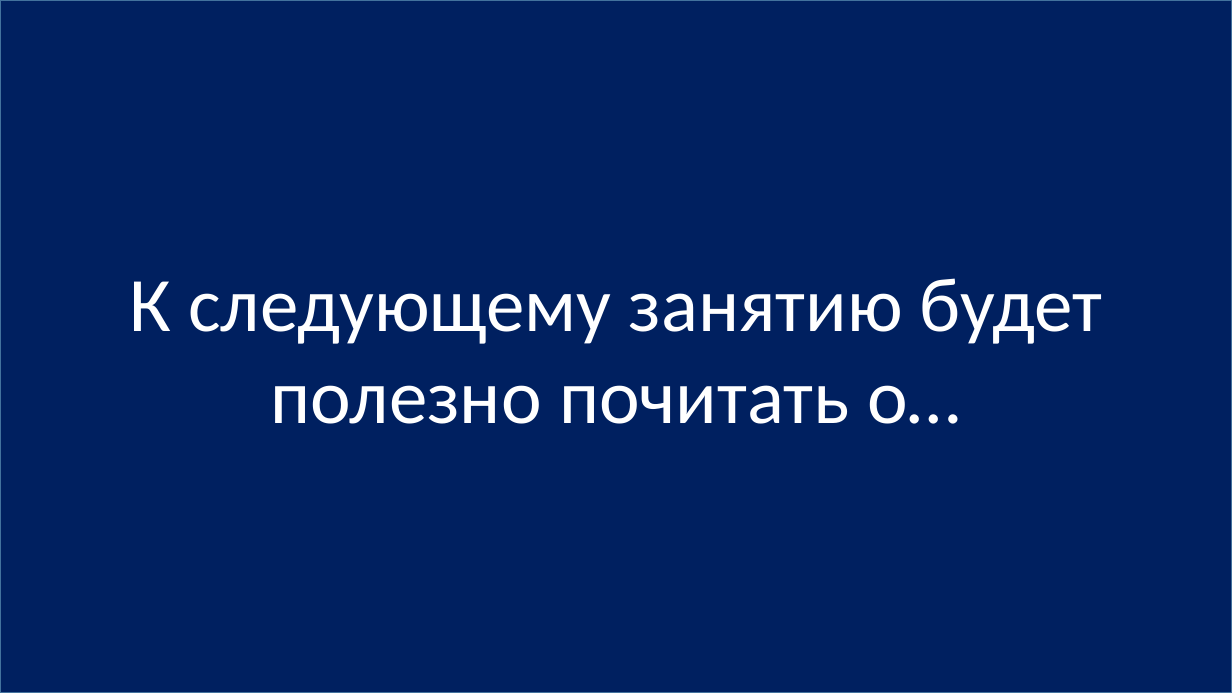
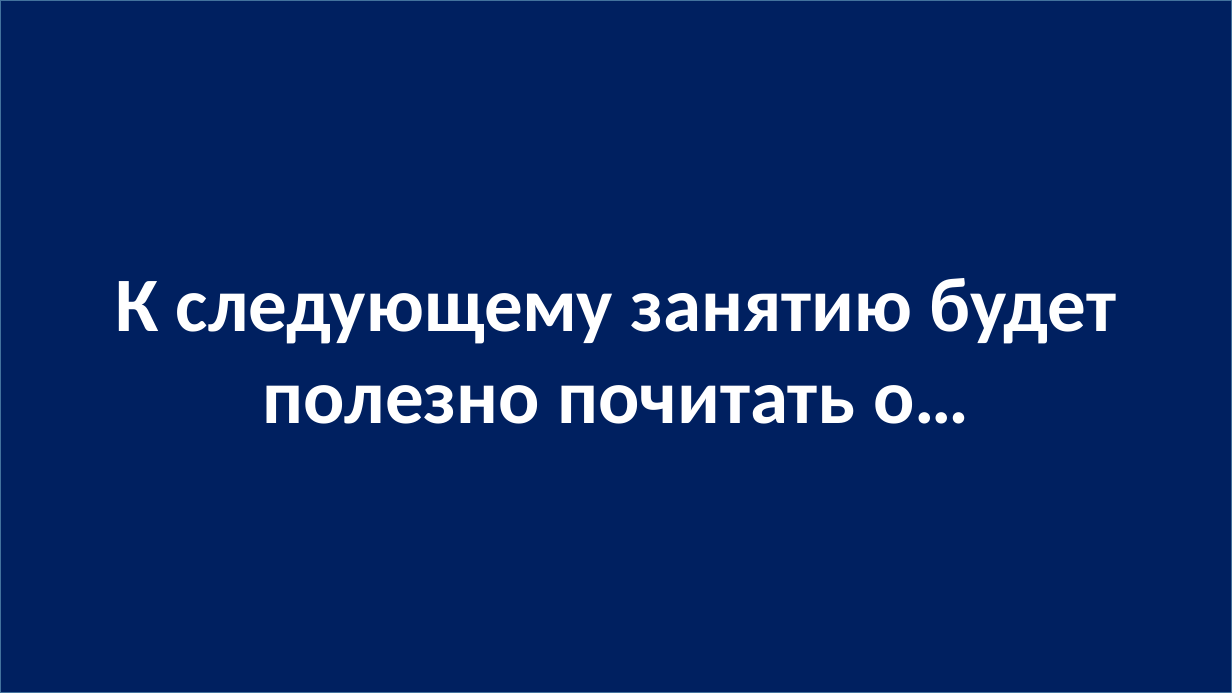
Before and after one commit to js-11-ort-dnipro/lesson01, a slide deck: slide 44 of lesson01.pptx. Drawn at 1232x693 pixels with LibreOffice and Linux fonts; fonts in the diff are those of the drawing. Boxes give left, top, right and bottom in pixels: in the first picture for what was removed or moved away, otherwise in the second. Text is boxed around its words. In the diff, an @@ line names an element or a change of style, - is before the commit and + after.

```diff
--- a/lesson01.pptx
+++ b/lesson01.pptx
@@ rectangle "К следующему занятию будет полезно ..." at box(0, 0, 1232, 693): bold on @@
```
Also in this commit, not shown: 1 other slide changed, 2 other files.
